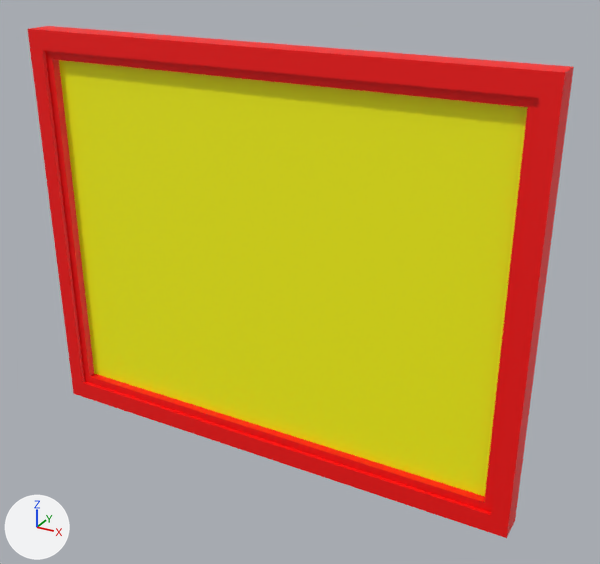
The glTF model assets/windows/window_fixed_60x48.glb as it was, and as the next commit left it.
Rendered twice from a 50 mm lens placed at (1.127, -0.846, 2.328), pointed at (0.093, 1.034, 1.388). The lights are fixed; the arrows at lower left show +X, +Y and +Z. Where no turn or scale is listed for an object, it has been applied to the vertices. Vertices at the same position are counted once.

Names of what the first picture shows: 'window_fixed_60x48'.
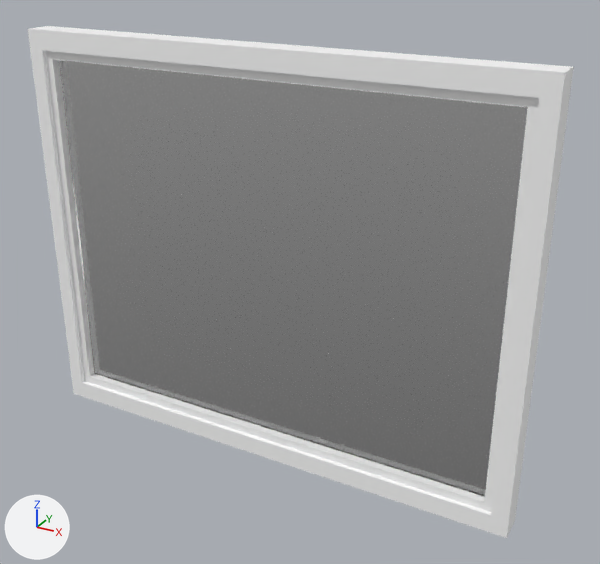
Location of each change, (x1, y1, x2, y2) in pixels of the pictures (600 x 564 px):
```json
{"part": 1, "of": "me_mesh_001", "change": "recoloured", "before": [28, 26, 574, 538], "after": [28, 26, 574, 538], "on screen": "red to white"}
{"part": 2, "of": "me_mesh_001", "change": "recoloured", "before": [59, 60, 528, 497], "after": [59, 60, 528, 497], "on screen": "yellow to white"}
```

The change, as JSON lines over the scene's bpy script:
```json
{"op": "add", "block": "mat_glass_material", "code": ["mat_glass_material = principled_material('Glass_Material')", "mat_glass_material.base_color = (0.8, 0.8, 0.8)  # white #e7e7e7", "mat_glass_material.roughness = 0.1", "mat_glass_material.ior = 1.45", "mat_glass_material.transmission_weight = 1.0"]}
{"op": "add", "block": "mat_frame_material", "code": ["mat_frame_material = principled_material('Frame_Material')", "mat_frame_material.base_color = (1.0, 1.0, 1.0)  # white #ffffff"]}
{"block": "me_mesh_001", "where": "me_mesh_001.from_pydata(...)  # 40 vertices, 76 faces; spans x -0.76..0.76, y 0.96..1.04, z 0.81..2.03"}
{"block": "me_mesh_001", "where": "# used by ob_window_fixed_60x48; location = (0.0, 0.0, 0.0)"}
{"block": "me_mesh_001", "change": "me_mesh_001 part 1: all 64 faces that had it switch from mat_window_primary_mat (red #ff0000) to mat_frame_material (white #ffffff)"}
{"block": "me_mesh_001", "change": "me_mesh_001 part 2: all 12 faces that had it switch from mat_window_secondary_mat (yellow #ffff00) to mat_glass_material (white #e7e7e7)"}
```
